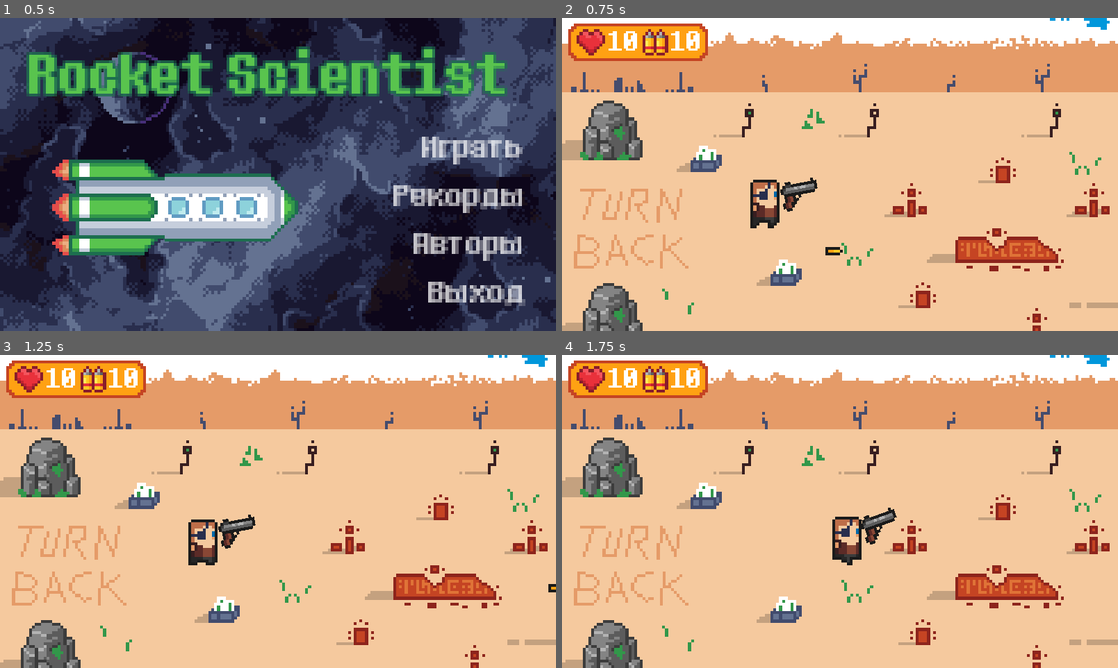
Above: before the commit, frames 1-4 (two rows, left to right).
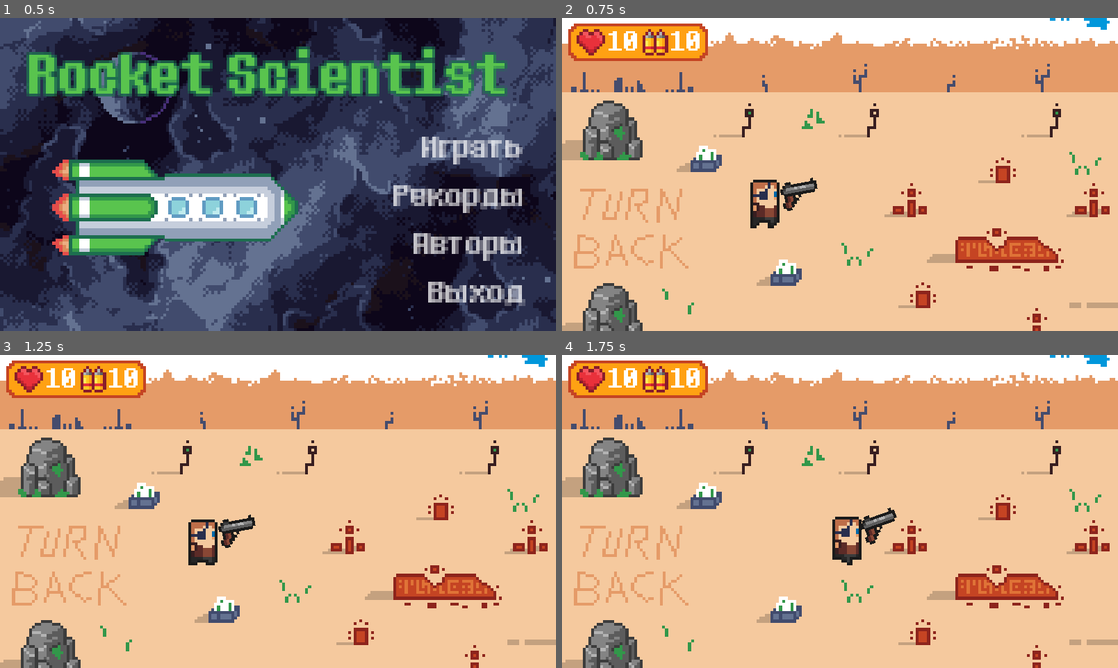
Above: after the commit, the same moments.

Repository: Sc222/rocket-scientist
Game: Godot game, scene res://MainMenu/MainMenu.tscn
Two runs of this game, one before a commit and one after it. Both use one fixed random seed, a clock stepped at 60 frames per second and the inputs below.
Inputs (mouse positions are in pixels of both pictures, inside the frame that each line leads up to):
- Up to frame 1 (0.5 s): no input
- Up to frame 2 (0.75 s): click "Играть" at 0.5 s
- Up to frame 3 (1.25 s): no input
- Up to frame 4 (1.75 s): tap Enter at 1.25 s; move the mouse to (962, 495) at 1.27 s; hold D (player_right) from 1.28 s (still down); click (962, 495) at 1.35 s

Frame 1 is identical in both runs. In frame 2, 0.1% of the frame differs, in the area x 39-51%, y 50-76%; in frame 3, less than 0.1%; in frame 4, less than 0.1%.

Commit message:
stage resources pistol shoot animation

Diff:
--- a/StageResources/Player.gd
+++ b/StageResources/Player.gd
@@ -7,7 +7,7 @@
 var direction=DIR_RIGHT
 onready var sprite = get_node("Sprite")
 onready var pistol = get_node("Pistol")
-onready var pistolSprite = pistol.get_node("Sprite")
+onready var pistolSprite = pistol.get_node("Animation")
 onready var bulletSpawner = pistol.get_node("BulletSpawner")
 
 func _ready():
@@ -38,6 +38,10 @@
 
 
 func shoot():
+	$Pistol/Animation.play("shoot")
+	$Pistol/Animation.frame=0
+	#todo delay?
+
 	var bullet = Bullet.instance()
 	#add bullet as child of map to make it y-sortable
 	print("Spawner",$Pistol/BulletSpawner.global_position)
--- a/StageResources/Player.tscn
+++ b/StageResources/Player.tscn
@@ -8,6 +8,9 @@
 [ext_resource path="res://assets/stage_resources/player/player_run_1.png" type="Texture" id=6]
 [ext_resource path="res://StageResources/Player.gd" type="Script" id=7]
 [ext_resource path="res://assets/stage_resources/player/gun.png" type="Texture" id=8]
+[ext_resource path="res://assets/stage_resources/player/gun_shoot_3.png" type="Texture" id=9]
+[ext_resource path="res://assets/stage_resources/player/gun_shoot_2.png" type="Texture" id=10]
+[ext_resource path="res://assets/stage_resources/player/gun_shoot_1.png" type="Texture" id=11]
 
 [sub_resource type="SpriteFrames" id=1]
 animations = [ {
@@ -22,6 +25,19 @@
 "speed": 7.0
 } ]
 
+[sub_resource type="SpriteFrames" id=2]
+animations = [ {
+"frames": [ ExtResource( 8 ) ],
+"loop": true,
+"name": "idle",
+"speed": 5.0
+}, {
+"frames": [ ExtResource( 11 ), ExtResource( 10 ), ExtResource( 9 ) ],
+"loop": false,
+"name": "shoot",
+"speed": 16.0
+} ]
+
 [node name="Player" type="KinematicBody2D"]
 script = ExtResource( 7 )
 
@@ -34,9 +50,10 @@
 [node name="Pistol" type="Node2D" parent="."]
 position = Vector2( 6.5, -9.5 )
 
-[node name="Sprite" type="Sprite" parent="Pistol"]
+[node name="Animation" type="AnimatedSprite" parent="Pistol"]
 position = Vector2( 13.5, 9.53674e-07 )
-texture = ExtResource( 8 )
+frames = SubResource( 2 )
+animation = "idle"
 
 [node name="BulletSpawner" type="Position2D" parent="Pistol"]
 position = Vector2( 20.5, -2.5 )
--- a/StageResources/StageResouces.tscn
+++ b/StageResources/StageResouces.tscn
@@ -31,7 +31,6 @@
 [ext_resource path="res://StageResources/Objects/Box.tscn" type="PackedScene" id=29]
 [ext_resource path="res://StageResources/Objects/Fence.tscn" type="PackedScene" id=30]
 [ext_resource path="res://StageResources/Objects/Pillar.tscn" type="PackedScene" id=31]
-[ext_resource path="res://StageResources/Bullet.tscn" type="PackedScene" id=32]
 
 [sub_resource type="DynamicFontData" id=1]
 antialiased = false
@@ -559,9 +558,6 @@
 
 [node name="WaterTower1" parent="Map/Buildings/Other" instance=ExtResource( 25 )]
 position = Vector2( 568, 112 )
-
-[node name="Bullet" parent="Map" instance=ExtResource( 32 )]
-position = Vector2( 59, 136 )
 
 [node name="Ui" type="CanvasLayer" parent="."]
 
Not shown: 1 places in StageResources/Player.tscn that only renumber resources
Not shown: 1 places in StageResources/StageResouces.tscn that only renumber resources
Binary file added: assets/stage_resources/chest.png
Not shown, added: assets/stage_resources/chest.png.import
Binary file added: assets/stage_resources/chest_selected.png
Not shown, added: assets/stage_resources/chest_selected.png.import
Binary file added: assets/stage_resources/chest_selected_opened.png
Not shown, added: assets/stage_resources/chest_selected_opened.png.import
Binary file changed: assets/stage_resources/player/gun.png
Binary file added: assets/stage_resources/player/gun_shoot_1.png
Not shown, added: assets/stage_resources/player/gun_shoot_1.png.import
Binary file added: assets/stage_resources/player/gun_shoot_2.png
(and 3 more such lines)
